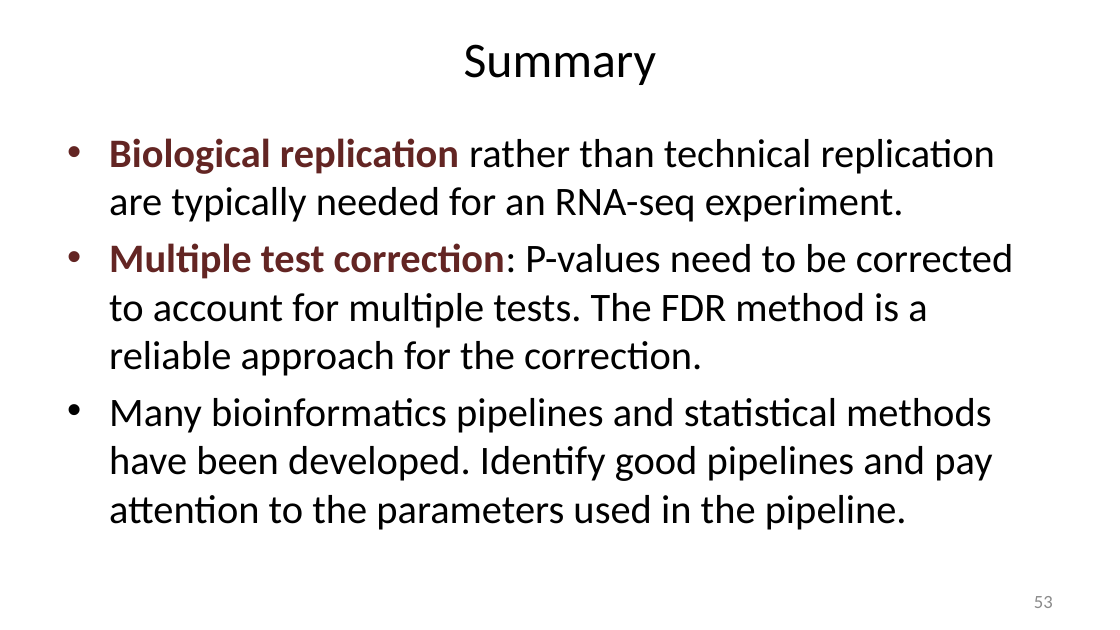
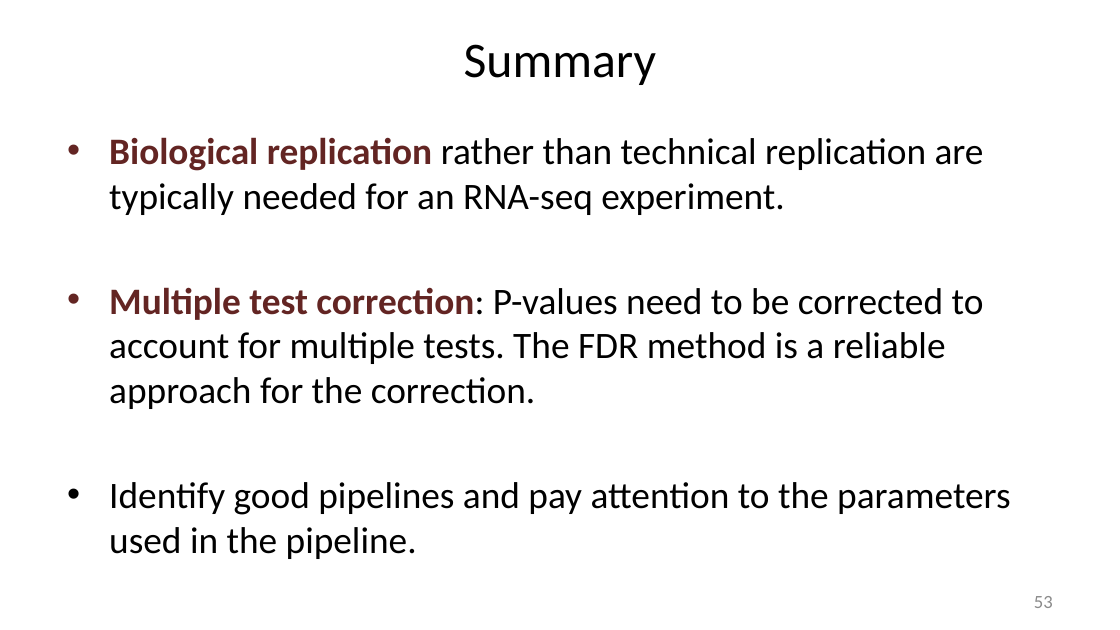
Before and after one commit to liu3zhenlab/teaching, a slide deck: slide 53 of RNA-Seq-Workshop/2026/lectures/IGF26_RNA-seq.pptx. Drawn at 1120x630 pixels with LibreOffice and Linux fonts; fonts in the diff are those of the drawing. Boxes give left, top, right and bottom in pixels: in the first picture for what was removed or moved away, otherwise in the second. Text is boxed around its words. In the diff, an @@ line names an element or a change of style, - is before the commit and + after.

```diff
--- a/RNA-Seq-Workshop/2026/lectures/IGF26_RNA-seq.pptx
+++ b/RNA-Seq-Workshop/2026/lectures/IGF26_RNA-seq.pptx
@@ text at (109,137,984,409): size 26 to 24.1 pt in "Biological replication rather than technical replication are ...", "Multiple test correction: P-values need to be ..." @@
@@ text at (109,482,1010,559): text changed; size 26 to 24.1 pt @@
-• Many bioinformatics pipelines and statistical methods have been developed. Identify good pipelines and pay attention to the parameters used in the pipeline.
+• Identify good pipelines and pay attention to the parameters used in the pipeline.
```
Also in this commit, not shown: 6 other files.
